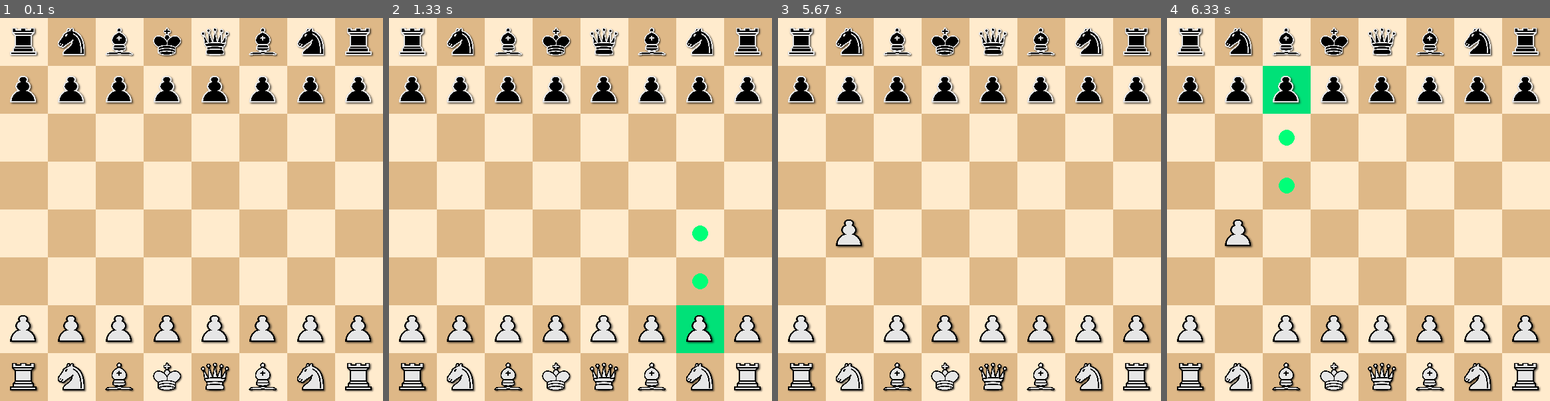
Above: before the commit, frames 1-4 (left to right).
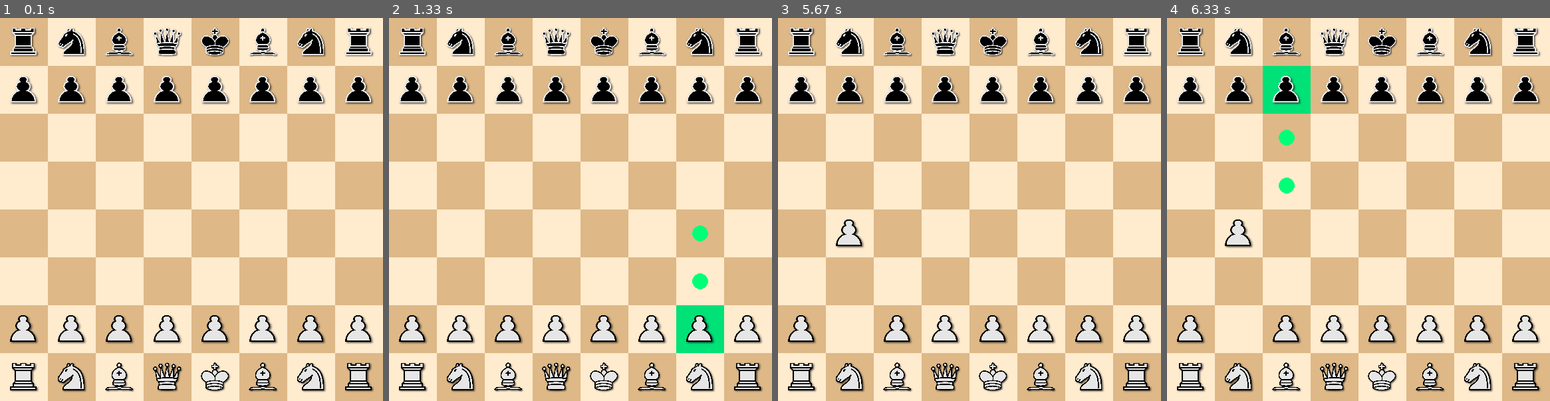
Above: after the commit, the same moments.

Repository: EzequielW/pychess
Game: pygame game, started from game.py
The game is run twice, just before and just after one commit, with the same random seed, the same clock (stepped at 60 frames per second) and the same inputs.
Inputs (mouse positions are in pixels of both pictures, inside the frame that each line leads up to):
- Up to frame 1 (0.1 s): no input
- Up to frame 2 (1.33 s): click (580, 209) at 0.38 s; click (722, 343) at 1.22 s
- Up to frame 3 (5.67 s): click (869, 67) at 1.55 s; click (950, 309) at 1.88 s; click (1115, 355) at 2.22 s; click (1103, 309) at 2.55 s; click (1088, 201) at 2.88 s; click (854, 351) at 5.05 s; click (850, 232) at 5.38 s
- Up to frame 4 (6.33 s): click (1266, 109) at 6.22 s

The runs differ from the first frame. In frame 1, 91% of the frame differs, in the area x 0-100%, y 0-100%; in frame 2, 89%; in frame 3, 91%; in frame 4, 89%.

Commit message:
Fixed pawn movement added king moves and castling

Diff:
--- a/engine.py
+++ b/engine.py
@@ -32,13 +32,14 @@
     SOUTH_WEST = 7
 
 class Move():
-    def __init__(self, piece_color, piece_type, square_from, square_to, cpiece_color = None, cpiece_type = None):
+    def __init__(self, piece_color, piece_type, square_from, square_to, cpiece_color = None, cpiece_type = None, castle = False):
         self.piece_color = piece_color
         self.piece_type = piece_type
         self.square_from = square_from
         self.square_to = square_to
         self.cpiece_color = cpiece_color
         self.cpiece_type = cpiece_type
+        self.castle = castle
 
     def is_capture(self):
         if self.cpiece_color is not None:
@@ -103,6 +104,9 @@
         black_rook = self.get_piece_set(Piece.BLACK, Piece.ROOK)
         black_queen = self.get_piece_set(Piece.BLACK, Piece.QUEEN)
         black_king = self.get_piece_set(Piece.BLACK, Piece.KING)
+
+        self.white_pieces = np.bitwise_or.reduce([white_pawn, white_knight, white_bishop, white_rook, white_queen, white_king])
+        self.black_pieces = np.bitwise_or.reduce([black_pawn, black_knight, black_bishop, black_rook, black_queen, black_king])
 
         for j in range(64):
             if (white_pawn >> np.uint64(j)) % 2 == 1:
@@ -148,8 +152,56 @@
 
         return i
 
-    ## Play a move ##
+    #Play a move
     def move(self, move):
+        #Check if move is castling and move the rook
+        if move.castle:
+            rook_square_from = 0
+            rook_square_to = 0
+            if move.square_to == Square.G1:
+                rook_square_from = Square.H1
+                rook_square_to = Square.F1
+            elif move.square_to == Square.C1:
+                rook_square_from = Square.A1
+                rook_square_to = Square.D1
+            elif move.square_to == Square.G8:
+                rook_square_from = Square.H8
+                rook_square_to = Square.F8
+            else:
+                rook_square_from = Square.A8
+                rook_square_to = Square.D8
+
+            fromBB = np.uint64(1) << np.uint64(rook_square_from)
+            toBB = np.uint64(1) << np.uint64(rook_square_to)
+            fromToBB = np.bitwise_xor(fromBB, toBB)
+            self.pieceBB[move.piece_color] = np.bitwise_xor(fromToBB, self.pieceBB[move.piece_color])
+            self.pieceBB[Piece.ROOK] = np.bitwise_xor(fromToBB, self.pieceBB[Piece.ROOK])
+
+            if move.piece_color == Piece.WHITE:
+                self.castleA1 = False
+                self.castleH1 = False
+            else:
+                self.castleA8 = False
+                self.castleH8 = False
+        #Check if the king move and disable castling
+        elif move.piece_type == Piece.KING:
+            if move.piece_color == Piece.WHITE:
+                self.castleA1 = False
+                self.castleH1 = False
+            else:
+                self.castleA8 = False
+                self.castleH8 = False
+        #Check which rook move and disable castling
+        elif move.piece_type == Piece.ROOK:
+            if move.square_from == Square.A1:
+                self.castleA1 = False
+            elif move.square_from == Square.H1:
+                self.castleH1 = False
+            elif move.square_from == Square.A8:
+                self.castleA8 = False
+            elif move.square_from == Square.H8:
+                self.castleH8 = False
+
         fromBB = np.uint64(1) << np.uint64(move.square_from)
         toBB = np.uint64(1) << np.uint64(move.square_to)
         fromToBB = np.bitwise_xor(fromBB, toBB)
@@ -158,11 +210,12 @@
             self.pieceBB[move.cpiece_color] = np.bitwise_xor(toBB, self.pieceBB[move.cpiece_color])
             self.pieceBB[move.cpiece_type] = np.bitwise_xor(toBB, self.pieceBB[move.cpiece_type])
 
+        # self.draw_bin(self.pieceBB[move.piece_color])
+        # self.draw_bin(self.pieceBB[move.piece_type])
         self.pieceBB[move.piece_color] = np.bitwise_xor(fromToBB, self.pieceBB[move.piece_color])
         self.pieceBB[move.piece_type] = np.bitwise_xor(fromToBB, self.pieceBB[move.piece_type])
 
-
-
+        #Switch player turn
         if self.player_turn == Piece.WHITE:
             self.player_turn = Piece.BLACK
         else:
@@ -194,60 +247,94 @@
         return  square >= Square.A8 and square <= Square.H8
 
     ## Returns all the legal moves on the current board given the players_turn ##
-    def get_legal_moves(self):
+    def get_legal_moves(self, player_color):
         moves = [None] * 64
 
-        white_pawn = self.get_piece_set(Piece.WHITE, Piece.PAWN)
-        white_knight = self.get_piece_set(Piece.WHITE, Piece.KNIGHT)
-        white_bishop = self.get_piece_set(Piece.WHITE, Piece.BISHOP)
-        white_rook = self.get_piece_set(Piece.WHITE, Piece.ROOK)
-        white_queen = self.get_piece_set(Piece.WHITE, Piece.QUEEN)
-        white_king = self.get_piece_set(Piece.WHITE, Piece.KING)
-
-        self.white_pieces = np.bitwise_or.reduce([white_pawn, white_knight, white_bishop, white_rook, white_queen, white_king])
-
-        black_pawn = self.get_piece_set(Piece.BLACK, Piece.PAWN)
-        black_knight = self.get_piece_set(Piece.BLACK, Piece.KNIGHT)
-        black_bishop = self.get_piece_set(Piece.BLACK, Piece.BISHOP)
-        black_rook = self.get_piece_set(Piece.BLACK, Piece.ROOK)
-        black_queen = self.get_piece_set(Piece.BLACK, Piece.QUEEN)
-        black_king = self.get_piece_set(Piece.BLACK, Piece.KING)
-
-        self.black_pieces = np.bitwise_or.reduce([black_pawn, black_knight, black_bishop, black_rook, black_queen, black_king])
-
         self.all_pieces = self.get_all_pieces()
 
         for i in range(len(moves)):
-            square_moves = []
-            if self.player_turn == Piece.WHITE:
-                if (white_pawn >> np.uint64(i)) % 2 == 1:
-                    square_moves = self.get_pawn_legal(Piece.WHITE, i)
-                elif (white_knight >> np.uint64(i)) % 2 == 1:
-                    square_moves = self.get_knight_legal(Piece.WHITE, i)
-                elif (white_bishop >> np.uint64(i)) % 2 == 1:
-                    avoid_directions = [Direction.NORTH, Direction.SOUTH, Direction.EAST, Direction.WEST]
-                    square_moves = self.get_sliding_legal(Piece.WHITE, i, Piece.BISHOP, avoid_directions)
-                elif (white_rook >> np.uint64(i)) % 2 == 1:
-                    avoid_directions = [Direction.NORTH_EAST, Direction.NORTH_WEST, Direction.SOUTH_EAST, Direction.SOUTH_WEST]
-                    square_moves = self.get_sliding_legal(Piece.WHITE, i, Piece.ROOK, avoid_directions)
-                elif (white_queen >> np.uint64(i)) % 2 == 1:
-                    square_moves = self.get_sliding_legal(Piece.WHITE, i, Piece.QUEEN, [])
-
-            else:
-                if (black_pawn >> np.uint64(i)) % 2 == 1:
-                    square_moves = self.get_pawn_legal(Piece.BLACK, i)
-                elif (black_knight >> np.uint64(i)) % 2 == 1:
-                    square_moves = self.get_knight_legal(Piece.BLACK, i)
-                elif (black_bishop >> np.uint64(i)) % 2 == 1:
-                    avoid_directions = [Direction.NORTH, Direction.SOUTH, Direction.EAST, Direction.WEST]
-                    square_moves = self.get_sliding_legal(Piece.BLACK, i, Piece.BISHOP, avoid_directions)
-                elif (black_rook >> np.uint64(i)) % 2 == 1:
-                    avoid_directions = [Direction.NORTH_EAST, Direction.NORTH_WEST, Direction.SOUTH_EAST, Direction.SOUTH_WEST]
-                    square_moves = self.get_sliding_legal(Piece.BLACK, i, Piece.ROOK, avoid_directions)
-                elif (black_queen >> np.uint64(i)) % 2 == 1:
-                    square_moves = self.get_sliding_legal(Piece.BLACK, i, Piece.QUEEN, [])
+            square_moves = None
+
+            if self.all_pieces[player_color][i] == Piece.PAWN:
+                square_moves = self.get_pawn_legal(player_color, i)
+            elif self.all_pieces[player_color][i] == Piece.KNIGHT:
+                square_moves = self.get_knight_legal(player_color, i)
+            elif self.all_pieces[player_color][i] == Piece.BISHOP:
+                avoid_directions = [Direction.NORTH, Direction.SOUTH, Direction.EAST, Direction.WEST]
+                square_moves = self.get_sliding_legal(player_color, i, Piece.BISHOP, avoid_directions)
+            elif self.all_pieces[player_color][i] == Piece.ROOK:
+                avoid_directions = [Direction.NORTH_EAST, Direction.NORTH_WEST, Direction.SOUTH_EAST, Direction.SOUTH_WEST]
+                square_moves = self.get_sliding_legal(player_color, i, Piece.ROOK, avoid_directions)
+            elif self.all_pieces[player_color][i] == Piece.QUEEN:
+                square_moves = self.get_sliding_legal(player_color, i, Piece.QUEEN, [])
+            elif self.all_pieces[player_color][i] == Piece.KING:
+                square_moves = self.get_king_legal(player_color, i)
 
             moves[i] = square_moves
+        return moves
+
+    ## Get king legal moves ##
+    def get_king_legal(self, color, square_from):
+        moves = []
+        opp_pieces = None
+        opp_color = None
+
+        #Set opposite color and check if it can castle either side
+        if color == Piece.WHITE:
+            opp_pieces = self.black_pieces
+            opp_color = Piece.BLACK
+            if self.castleA1:
+                castle_path = self.ray_moves[square_from][Direction.WEST]
+                all_set = np.bitwise_or(self.white_pieces, self.black_pieces)
+                castle_path = np.bitwise_and(castle_path, all_set)
+                if castle_path == np.uint64(1):
+                    move = Move(color, Piece.KING, square_from, Square.C1, castle = True)
+                    moves.append(move)
+            if self.castleH1:
+                castle_path = self.ray_moves[square_from][Direction.EAST]
+                all_set = np.bitwise_or(self.white_pieces, self.black_pieces)
+                castle_path = np.bitwise_and(castle_path, all_set)
+                if castle_path == np.uint64(128):
+                    move = Move(color, Piece.KING, square_from, Square.G1, castle = True)
+                    moves.append(move)
+        else:
+            opp_pieces = self.white_pieces
+            opp_color = Piece.WHITE
+            if self.castleA8:
+                castle_path = self.ray_moves[square_from][Direction.WEST]
+                all_set = np.bitwise_or(self.white_pieces, self.black_pieces)
+                castle_path = np.bitwise_and(castle_path, all_set)
+                if castle_path == np.uint64(72057594037927936):
+                    move = Move(color, Piece.KING, square_from, Square.C8, castle = True)
+                    moves.append(move)
+            if self.castleH8:
+                castle_path = self.ray_moves[square_from][Direction.EAST]
+                all_set = np.bitwise_or(self.white_pieces, self.black_pieces)
+                castle_path = np.bitwise_and(castle_path, all_set)
+                if castle_path == np.uint64(9223372036854775808):
+                    move = Move(color, Piece.KING, square_from, Square.G8, castle = True)
+                    moves.append(move)
+
+        #Check for capture moves
+        capture_moves = np.bitwise_and(self.king_moves[square_from], opp_pieces)
+        while capture_moves > 0:
+            square_to = self.get_lsb(capture_moves)
+            captured_piece = self.all_pieces[opp_color][square_to]
+            move = Move(color, Piece.KING, square_from, square_to, opp_color, captured_piece)
+            moves.append(move)
+            square_to = np.uint64(1) << np.uint64(square_to)
+            capture_moves = np.bitwise_xor(capture_moves, square_to)
+
+        #Check for push moves
+        all_set = np.bitwise_or(self.white_pieces, self.black_pieces)
+        push_moves = np.bitwise_and(self.king_moves[square_from], np.bitwise_not(all_set))
+        while push_moves > 0:
+            square_to = self.get_lsb(push_moves)
+            move = Move(color, Piece.KING, square_from, square_to)
+            moves.append(move)
+            square_to = np.uint64(1) << np.uint64(square_to)
+            push_moves = np.bitwise_xor(push_moves, square_to)
+
         return moves
 
     ## Get pawn legal moves ##
@@ -273,9 +360,20 @@
             square_to = np.uint64(1) << np.uint64(square_to)
             capture_moves = np.bitwise_xor(capture_moves, square_to)
 
+        ## Check pawn blockers ##
+        all_set = np.bitwise_or(self.white_pieces, self.black_pieces)
+        blocker_mask = np.bitwise_and(self.pawn_pushes[square_from][color], all_set)
+        blocker_square = None
+        if blocker_mask > 0:
+            if color == Piece.WHITE:
+                blocker_square = self.get_msb(blocker_mask)
+            else:
+                blocker_square = self.get_lsb(blocker_mask)
+            blocker_mask = np.bitwise_or(self.pawn_pushes[blocker_square][color], blocker_mask)
+
         ## Check for push moves ##
-        blocker_mask = np.bitwise_and(self.pawn_pushes[square_from][color], opp_pieces)
-        push_moves = np.bitwise_xor(blocker_mask, self.pawn_pushes[square_from][color])
+        push_moves = np.bitwise_and(blocker_mask, self.pawn_pushes[square_from][color])
+        push_moves = np.bitwise_xor(push_moves, self.pawn_pushes[square_from][color])
         while push_moves > 0:
             square_to = self.get_lsb(push_moves)
             move = Move(color, Piece.PAWN, square_from, square_to)
@@ -524,6 +622,7 @@
 
         return moves
 
+    #Utility function to print bitboard
     def draw_bin(self, number):
         number = "{0:b}".format(number).zfill(64)
         for i in range(8):
@@ -531,18 +630,3 @@
                 print(number[(i*8 + 7-j)], end="")
             print("")
         print("")
-
-if __name__ == "__main__":
-    chess_game = Engine()
-
-    new_move = Move(Piece.WHITE, Piece.PAWN, Square.A2, Square.A4)
-
-    chess_game.move(new_move)
-
-    new_move = Move(Piece.BLACK, Piece.PAWN, Square.B7, Square.B5)
-
-    chess_game.move(new_move)
-
-    current_board = np.binary_repr(chess_game.pawn_pushes[Square.H7][Piece.BLACK], width=64)
-
-    print(chess_game.get_all_pieces())
--- a/game.py
+++ b/game.py
@@ -2,7 +2,7 @@
 os.environ['PYGAME_HIDE_SUPPORT_PROMPT'] = "hide"
 import pygame
 import math
-from engine import Engine, Piece
+from engine import Engine, Piece, Square
 
 SIZE = MAX_WIDTH, MAX_HEIGHT = 576, 576
 FPS = 200
@@ -48,7 +48,7 @@
     pieces_images = [[w_pawn_image, w_knight_image, w_bishop_image, w_rook_image, w_queen_image, w_king_image],
                          [b_pawn_image, b_knight_image, b_bishop_image, b_rook_image, b_queen_image, b_king_image]]
 
-    moves = chess_game.get_legal_moves()
+    moves = chess_game.get_legal_moves(chess_game.player_turn)
     board = chess_game.get_all_pieces()
     piece_moves = None
     piece_square = None
@@ -60,16 +60,16 @@
                 run = False
             elif event.type == pygame.MOUSEBUTTONDOWN:
                 mouse_pos = pygame.mouse.get_pos()
-                square = 63 - (mouse_pos[0]//(MAX_WIDTH//8) + 8*(mouse_pos[1]//(MAX_HEIGHT//8)))
+                square =  63 - 7 + (mouse_pos[0]//(MAX_WIDTH//8) - 8*(mouse_pos[1]//(MAX_HEIGHT//8)))
                 piece = moves[square]
+                piece_square = square
                 if piece:
                     piece_moves = piece
-                    piece_square = square
                 elif piece_moves != None:
                     for move in piece_moves:
                         if move.square_to == square:
                             chess_game.move(move)
-                            moves = chess_game.get_legal_moves()
+                            moves = chess_game.get_legal_moves(chess_game.player_turn)
                             board = chess_game.get_all_pieces()
                     piece_moves = None
                     piece_square = None
@@ -79,39 +79,41 @@
 
 
         square_color = ((115,0,0))
-        for i in range(64):
-            ## draw squares ##
-            pos_x = (MAX_WIDTH//8) * (i % 8)
-            pos_y = (MAX_HEIGHT//8) * math.floor(i/8)
+        for i in range(8):
+            for j in range(8):
+                square = i*8 + 7 - j
+                ## draw squares ##
+                pos_x = (MAX_WIDTH//8) * ((63 - square) % 8)
+                pos_y = (MAX_HEIGHT//8) * math.floor((square)/8)
 
-            if (i // 8 % 2) == 0:
-                if i % 2 == 0:
-                    square_color = ((255,235,205))
+                if (square // 8 % 2) == 0:
+                    if square % 2 == 0:
+                        square_color = ((255,235,205))
+                    else:
+                        square_color = ((222,184,135))
                 else:
-                    square_color = ((222,184,135))
-            else:
-                if i % 2 == 0:
-                    square_color = ((222,184,135))
-                else:
-                    square_color = ((255,235,205))
+                    if square % 2 == 0:
+                        square_color = ((222,184,135))
+                    else:
+                        square_color = ((255,235,205))
 
-            if (63 - i) == piece_square:
-                square_color = ((0,225,120))
+                if (63 - square) == piece_square:
+                    square_color = ((0,225,120))
 
-            pygame.draw.rect(win,square_color,(pos_x, pos_y, MAX_HEIGHT//8, MAX_HEIGHT//8))
+                pygame.draw.rect(win,square_color,(pos_x, pos_y, MAX_HEIGHT//8, MAX_HEIGHT//8))
 
-            ## draw pieces ##
-            piece_x = pos_x + scale_offset
-            piece_y = pos_y + scale_offset
+                ## draw pieces ##
+                piece_x = pos_x + scale_offset
+                piece_y = pos_y + scale_offset
 
-            if board[Piece.WHITE][63 - i] != None:
-                win.blit(pieces_images[Piece.WHITE][board[Piece.WHITE][63-i]-2], (piece_x, piece_y))
-            elif board[Piece.BLACK][63 - i] != None:
-                win.blit(pieces_images[Piece.BLACK][board[Piece.BLACK][63-i]-2], (piece_x, piece_y))
+                if board[Piece.WHITE][63 - square] != None:
+                    win.blit(pieces_images[Piece.WHITE][board[Piece.WHITE][63 - square]-2], (piece_x, piece_y))
+                elif board[Piece.BLACK][63 - square] != None:
+                    win.blit(pieces_images[Piece.BLACK][board[Piece.BLACK][63 - square]-2], (piece_x, piece_y))
 
         if piece_moves != None:
             for move in piece_moves:
-                pos_x = (MAX_WIDTH//8) * ((63 - move.square_to) % 8)
+                pos_x = (MAX_WIDTH//8) * ((move.square_to % 8))
                 pos_y = (MAX_HEIGHT//8) * math.floor((63 - move.square_to)/8)
                 pos_x = (pos_x + MAX_HEIGHT//16)
                 pos_y = (pos_y + MAX_HEIGHT//16)
